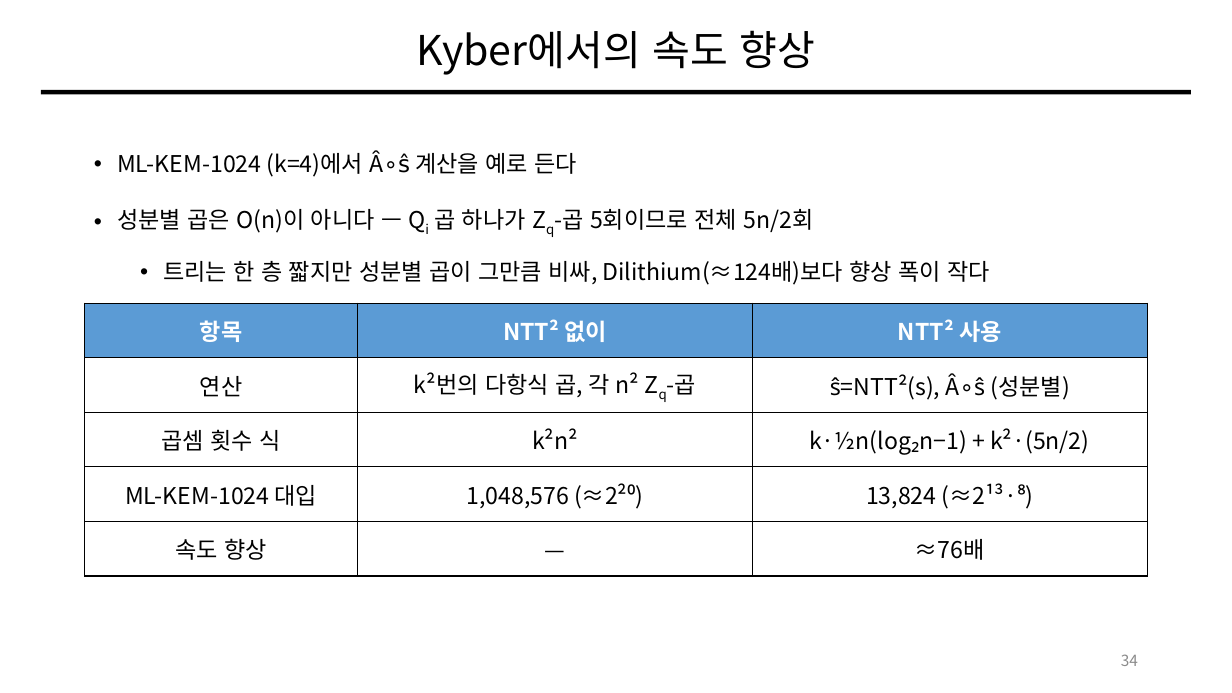
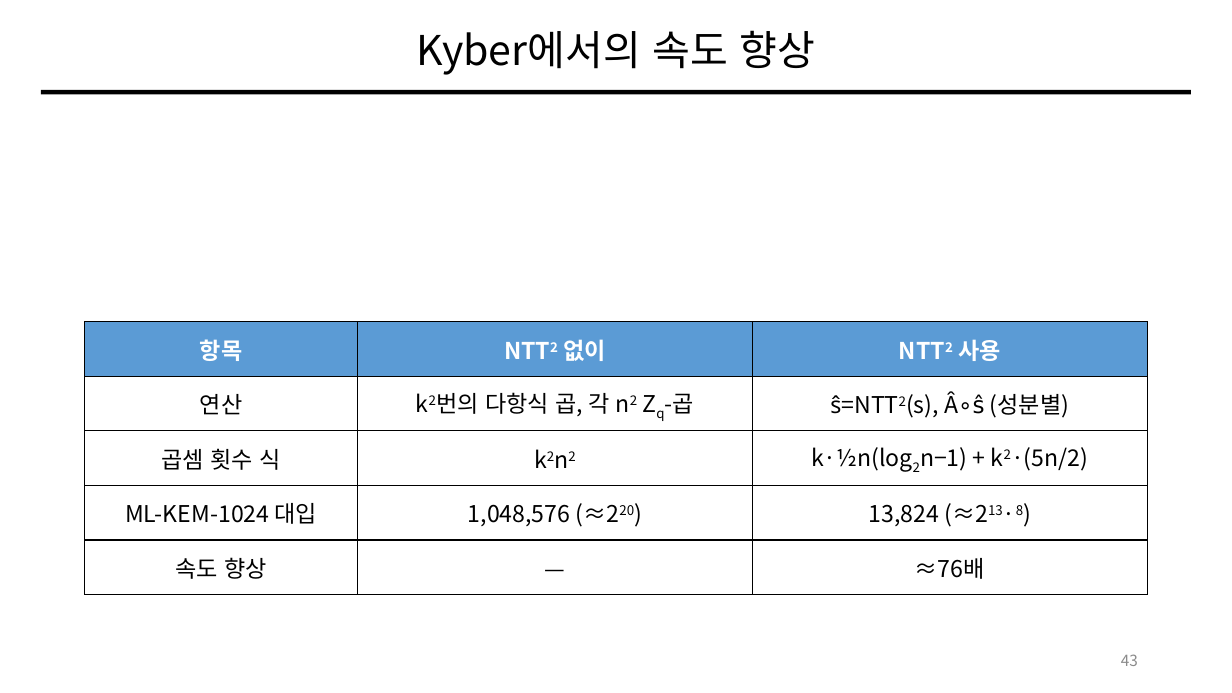
Before and after one commit to giyuubin/PQC, a slide deck: slide 43 of presentation/0828_13_Number-Theoretic-Transform.pptx (slide 34 before the commit). Drawn at 1232x693 pixels with LibreOffice and Linux fonts; fonts in the diff are those of the drawing; grey boxes stand for pictures. Boxes give left, top, right and bottom in pixels: in the first picture for what was removed or moved away, otherwise in the second. Text is boxed around its words. In the diff, an @@ line names an element or a change of style, - is before the commit and + after.

```diff
--- a/presentation/0828_13_Number-Theoretic-Transform.pptx
+++ b/presentation/0828_13_Number-Theoretic-Transform.pptx
@@ text removed at (117, 150, 990, 285) @@
-• ML-KEM-1024 (k=4)에서 Â∘ŝ 계산을 예로 든다
-• 성분별 곱은 O(n)이 아니다 — Qi 곱 하나가 Zq-곱 5회이므로 전체 5n/2회
-  • 트리는 한 층 짧지만 성분별 곱이 그만큼 비싸, Dilithium(≈124배)보다 향상 폭이 작다
@@ table at (85, 322, 1147, 594) @@
-row 1, column 2: NTT² 없이
+row 1, column 2: NTT2 없이
-row 1, column 3: NTT² 사용
+row 1, column 3: NTT2 사용
-row 2, column 2: k²번의 다항식 곱, 각 n² Zq-곱
+row 2, column 2: k2번의 다항식 곱, 각 n2 Zq-곱
-row 2, column 3: ŝ=NTT²(s), Â∘ŝ (성분별)
+row 2, column 3: ŝ=NTT2(s), Â∘ŝ (성분별)
-row 3, column 2: k²n²
+row 3, column 2: k2n2
-row 3, column 3: k·½n(log₂n−1) + k²·(5n/2)
+row 3, column 3: k·½n(log2n−1) + k2·(5n/2)
-row 4, column 2: 1,048,576 (≈2²⁰)
+row 4, column 2: 1,048,576 (≈220)
-row 4, column 3: 13,824 (≈2¹³·⁸)
+row 4, column 3: 13,824 (≈213·8)
@@ table: place and size @@
-table at (85, 303, 1147, 576)
+table at (85, 322, 1147, 594)
@@ page number at (1121, 654, 1138, 666): text changed @@
-34
+43
```
Also in this commit, not shown: 32 other slides changed, 9 slides added.
